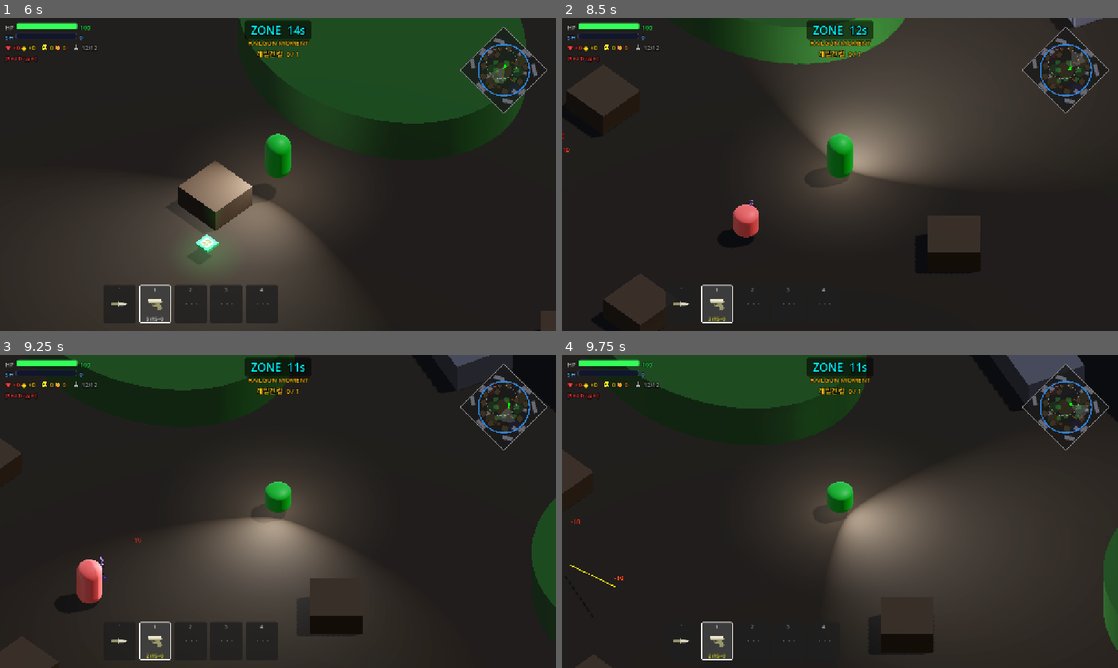
Above: before the commit, frames 1-4 (two rows, left to right).
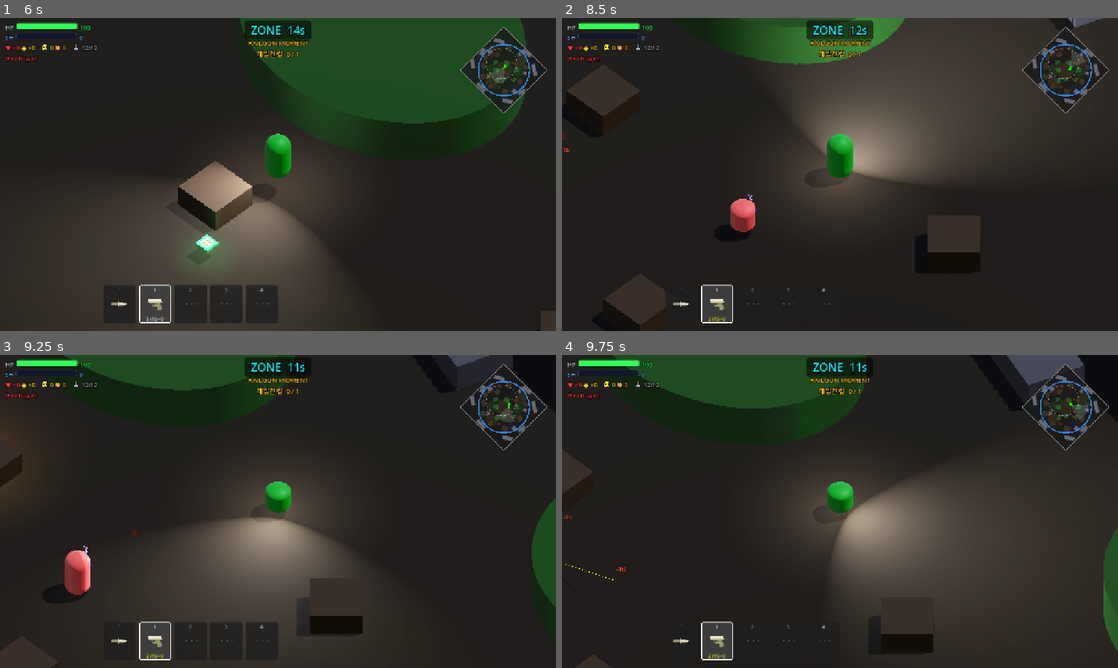
Above: after the commit, the same moments.

Repository: Kyulhee/battle-capsule
Game: Godot game, scene res://src/Main.tscn
Two runs of this game, one before a commit and one after it. Both use one fixed random seed, a clock stepped at 60 frames per second and the inputs below.
Inputs (mouse positions are in pixels of both pictures, inside the frame that each line leads up to):
- Up to frame 1 (6 s): click "START MATCH" at 0.5 s; click "START MATCH" at 1.25 s; click "쉬움" at 2 s; click "보통" at 2.75 s; click "어려움" at 3.5 s; click "지옥" at 4.25 s; click "RECORDS" at 5 s; click "선택" at 5.75 s
- Up to frame 2 (8.5 s): tap Enter at 6.5 s; move the mouse to (962, 158) at 6.52 s; press the mouse at (962, 158) at 6.53 s; hold D (ui_right) 6.53-7.28 s; tap Space at 6.77, 7.52 s; move the mouse to (728, 190) at 7.27 s; release the mouse at (728, 190) at 7.28 s; hold S (ui_down) 7.28-8.03 s; tap Q (heal) at 7.35 s; move the mouse to (895, 105) at 8.02 s; hold D (ui_right) from 8.03 s (still down); tap F (interact) at 8.1 s
- Up to frame 3 (9.25 s): move the mouse to (250, 574) at 8.77 s; release D (ui_right) at 8.78 s; hold W (ui_up) from 8.78 s (still down); tap C at 8.85 s; click (250, 574) at 8.92 s; tap Space at 9.02 s
- Up to frame 4 (9.75 s): move the mouse to (1006, 558) at 9.52 s; release W (ui_up) at 9.53 s; hold A (ui_left) from 9.53 s (still down); tap 1 at 9.6 s

Frame 1 is identical in both runs. In frame 2, 0.3% of the frame differs, in the area x 0-36%, y 41-71%; in frame 3, 1.3%, in the area x 0-26%, y 22-80%; in frame 4, less than 0.1%.

Commit message:
refactor: extract player weapon icon resolver

Diff:
--- a/src/entities/player/Player.gd
+++ b/src/entities/player/Player.gd
@@ -69,6 +69,7 @@
 const ItemDisplayFormatterScript = preload("res://src/core/ItemDisplayFormatter.gd")
 const PlayerHudBuilderScript = preload("res://src/ui/player/PlayerHudBuilder.gd")
 const PlayerSlotHudRendererScript = preload("res://src/ui/player/PlayerSlotHudRenderer.gd")
+const PlayerWeaponIconResolverScript = preload("res://src/ui/player/PlayerWeaponIconResolver.gd")
 const WeaponSlotManagerScript = preload("res://src/core/WeaponSlotManager.gd")
 
 # ── Weapon Slot Inventory ────────────────────────────────────────────────
@@ -93,7 +94,7 @@
 var slot_panels: Array = []
 var slot_icon_rects: Array = []
 var slot_ammo_labels: Array = []
-var _catalog_icon_cache: Dictionary = {}
+var _weapon_icon_resolver = PlayerWeaponIconResolverScript.new()
 var _focused_pickup: Pickup = null
 
 func _ready():
@@ -558,90 +559,14 @@
 		slot_icon_rects,
 		slot_ammo_labels,
 		slots,
-		Callable(self, "_make_weapon_icon")
+		Callable(_weapon_icon_resolver, "make_weapon_icon").bind(_get_asset_catalog())
 	)
 
-func _load_catalog_icon(icon_id: String) -> Texture2D:
-	if _catalog_icon_cache.has(icon_id):
-		return _catalog_icon_cache[icon_id]
-
-	var texture: Texture2D = null
+func _get_asset_catalog():
 	var main = get_tree().root.get_node_or_null("Main")
 	if main:
-		var catalog = main.get("asset_catalog")
-		if catalog and catalog.has_method("get_path"):
-			var path = catalog.get_path("icons", icon_id, "")
-			if path != "" and ResourceLoader.exists(path):
-				var loaded = load(path)
-				if loaded is Texture2D:
-					texture = loaded
-			elif path != "" and FileAccess.file_exists(path):
-				var image = Image.new()
-				if image.load(path) == OK:
-					texture = ImageTexture.create_from_image(image)
-
-	_catalog_icon_cache[icon_id] = texture
-	return texture
-
-func _make_weapon_icon(wtype: String) -> Texture2D:
-	if wtype != "":
-		var catalog_icon = _load_catalog_icon("weapon.%s" % wtype)
-		if catalog_icon:
-			return catalog_icon
-
-	var W := 28; var H := 14
-	var img := Image.create(W, H, false, Image.FORMAT_RGBA8)
-	img.fill(Color(0, 0, 0, 0))
-	var c: Color
-	match wtype:
-		"knife":
-			c = Color(0.85, 0.85, 0.9)
-			for x in range(3, 23): img.set_pixel(x, 6, c); img.set_pixel(x, 7, c)
-			for x in range(22, 26): img.set_pixel(x, 7, c)
-			for y in range(4, 10): img.set_pixel(2, y, c); img.set_pixel(3, y, c)
-		"pistol":
-			c = Color(0.55, 0.78, 1.0)
-			for x in range(7, 19):
-				for y in range(5, 9): img.set_pixel(x, y, c)
-			for x in range(18, 26): img.set_pixel(x, 6, c); img.set_pixel(x, 7, c)
-			for x in range(8, 12):
-				for y in range(8, 13): img.set_pixel(x, y, c)
-		"ar":
-			c = Color(0.2, 0.88, 0.35)
-			for x in range(2, 23):
-				for y in range(6, 9): img.set_pixel(x, y, c)
-			for x in range(2, 5):
-				for y in range(5, 10): img.set_pixel(x, y, c)
-			for x in range(22, 28): img.set_pixel(x, 7, c)
-			for x in range(11, 17):
-				for y in range(9, 14): img.set_pixel(x, y, c)
-		"shotgun":
-			c = Color(1.0, 0.6, 0.1)
-			for x in range(2, 21):
-				for y in range(5, 10): img.set_pixel(x, y, c)
-			for y in range(4, 10): img.set_pixel(2, y, c); img.set_pixel(3, y, c)
-			for x in range(20, 27):
-				for y in range(5, 10): img.set_pixel(x, y, c)
-			for x in range(20, 27): img.set_pixel(x, 7, Color(0, 0, 0, 0.6))
-		"railgun":
-			c = Color(0.85, 0.2, 1.0)
-			for x in range(0, W): img.set_pixel(x, 7, c)
-			for x in range(0, 6):
-				for y in range(5, 10): img.set_pixel(x, y, c)
-			for i in range(3):
-				var cx = 9 + i * 7
-				if cx + 1 < W:
-					img.set_pixel(cx, 5, c); img.set_pixel(cx, 6, c)
-					img.set_pixel(cx, 8, c); img.set_pixel(cx, 9, c)
-					img.set_pixel(cx+1, 5, c); img.set_pixel(cx+1, 6, c)
-					img.set_pixel(cx+1, 8, c); img.set_pixel(cx+1, 9, c)
-		_:
-			c = Color(0.45, 0.45, 0.45, 0.65)
-			for i in range(3):
-				var cx = 7 + i * 7
-				img.set_pixel(cx, 6, c); img.set_pixel(cx+1, 6, c)
-				img.set_pixel(cx, 7, c); img.set_pixel(cx+1, 7, c)
-	return ImageTexture.create_from_image(img)
+		return main.get("asset_catalog")
+	return null
 
 func _exit_tree():
 	_restore_all_occluders()
--- /dev/null
+++ b/src/ui/player/PlayerWeaponIconResolver.gd
@@ -0,0 +1,83 @@
+extends RefCounted
+
+var _catalog_icon_cache: Dictionary = {}
+
+func make_weapon_icon(wtype: String, catalog = null) -> Texture2D:
+	if wtype != "":
+		var catalog_icon = _load_catalog_icon("weapon.%s" % wtype, catalog)
+		if catalog_icon:
+			return catalog_icon
+
+	var W := 28
+	var H := 14
+	var img := Image.create(W, H, false, Image.FORMAT_RGBA8)
+	img.fill(Color(0, 0, 0, 0))
+	var c: Color
+	match wtype:
+		"knife":
+			c = Color(0.85, 0.85, 0.9)
+			for x in range(3, 23): img.set_pixel(x, 6, c); img.set_pixel(x, 7, c)
+			for x in range(22, 26): img.set_pixel(x, 7, c)
+			for y in range(4, 10): img.set_pixel(2, y, c); img.set_pixel(3, y, c)
+		"pistol":
+			c = Color(0.55, 0.78, 1.0)
+			for x in range(7, 19):
+				for y in range(5, 9): img.set_pixel(x, y, c)
+			for x in range(18, 26): img.set_pixel(x, 6, c); img.set_pixel(x, 7, c)
+			for x in range(8, 12):
+				for y in range(8, 13): img.set_pixel(x, y, c)
+		"ar":
+			c = Color(0.2, 0.88, 0.35)
+			for x in range(2, 23):
+				for y in range(6, 9): img.set_pixel(x, y, c)
+			for x in range(2, 5):
+				for y in range(5, 10): img.set_pixel(x, y, c)
+			for x in range(22, 28): img.set_pixel(x, 7, c)
+			for x in range(11, 17):
+				for y in range(9, 14): img.set_pixel(x, y, c)
+		"shotgun":
+			c = Color(1.0, 0.6, 0.1)
+			for x in range(2, 21):
+				for y in range(5, 10): img.set_pixel(x, y, c)
+			for y in range(4, 10): img.set_pixel(2, y, c); img.set_pixel(3, y, c)
+			for x in range(20, 27):
+				for y in range(5, 10): img.set_pixel(x, y, c)
+			for x in range(20, 27): img.set_pixel(x, 7, Color(0, 0, 0, 0.6))
+		"railgun":
+			c = Color(0.85, 0.2, 1.0)
+			for x in range(0, W): img.set_pixel(x, 7, c)
+			for x in range(0, 6):
+				for y in range(5, 10): img.set_pixel(x, y, c)
+			for i in range(3):
+				var cx = 9 + i * 7
+				if cx + 1 < W:
+					img.set_pixel(cx, 5, c); img.set_pixel(cx, 6, c)
+					img.set_pixel(cx, 8, c); img.set_pixel(cx, 9, c)
+					img.set_pixel(cx + 1, 5, c); img.set_pixel(cx + 1, 6, c)
+					img.set_pixel(cx + 1, 8, c); img.set_pixel(cx + 1, 9, c)
+		_:
+			c = Color(0.45, 0.45, 0.45, 0.65)
+			for i in range(3):
+				var cx = 7 + i * 7
+				img.set_pixel(cx, 6, c); img.set_pixel(cx + 1, 6, c)
+				img.set_pixel(cx, 7, c); img.set_pixel(cx + 1, 7, c)
+	return ImageTexture.create_from_image(img)
+
+func _load_catalog_icon(icon_id: String, catalog) -> Texture2D:
+	if _catalog_icon_cache.has(icon_id):
+		return _catalog_icon_cache[icon_id]
+
+	var texture: Texture2D = null
+	if catalog and catalog.has_method("get_path"):
+		var path = catalog.get_path("icons", icon_id, "")
+		if path != "" and ResourceLoader.exists(path):
+			var loaded = load(path)
+			if loaded is Texture2D:
+				texture = loaded
+		elif path != "" and FileAccess.file_exists(path):
+			var image = Image.new()
+			if image.load(path) == OK:
+				texture = ImageTexture.create_from_image(image)
+
+	_catalog_icon_cache[icon_id] = texture
+	return texture
Not shown, changed: docs/ARCHITECTURE.md
Not shown, changed: docs/DEVLOG.md
Not shown, changed: docs/IMPACT_MAP.md
Not shown, changed: docs/MASTERPLAN.md
Not shown, changed: docs/devlog/v1.11.md
